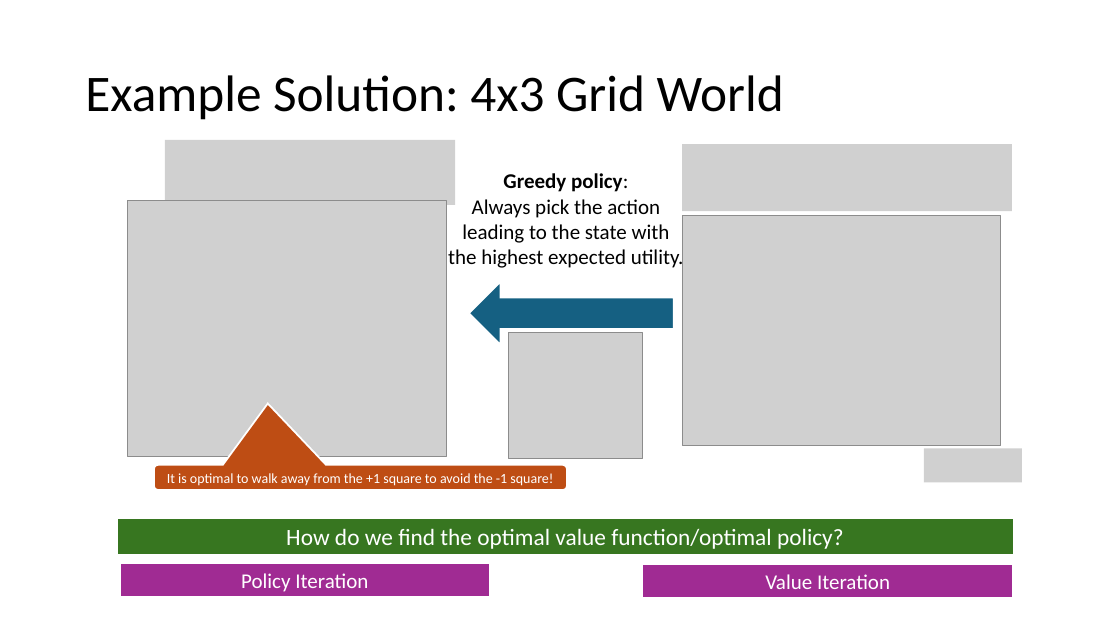
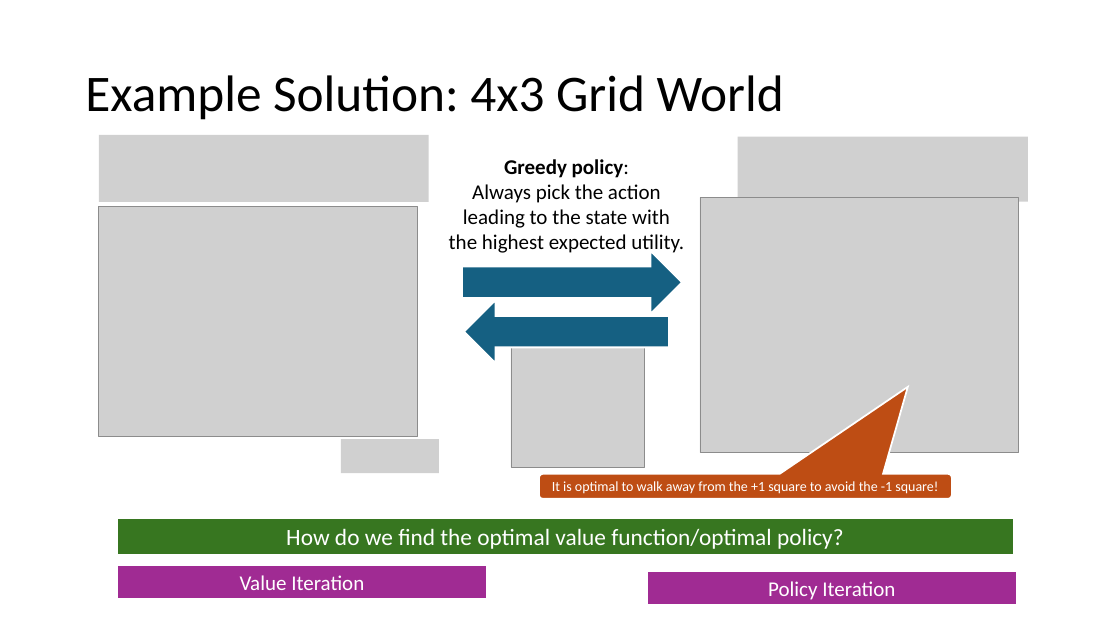
Before and after one commit to kunleola/CS7320, a slide deck: slide 11 of slides/22_Reinforcement_Learning.pptx (slide 10 before the commit). Drawn at 1120x630 pixels with LibreOffice and Linux fonts; fonts in the diff are those of the drawing; grey boxes stand for pictures. Boxes give left, top, right and bottom in pixels: in the first picture for what was removed or moved away, otherwise in the second. Text is boxed around its words. In the diff, an @@ line names an element or a change of style, - is before the commit and + after.

```diff
--- a/slides/22_Reinforcement_Learning.pptx
+++ b/slides/22_Reinforcement_Learning.pptx
@@ picture: place and size @@
-picture at bbox=[682, 144, 1012, 211]
+picture at bbox=[99, 134, 429, 202]
@@ text "Greedy policy:": place and size @@
-text "Greedy policy:" at bbox=[448, 173, 684, 270]
+text "Greedy policy:" at bbox=[449, 159, 684, 256]
@@ picture: place and size @@
-picture at bbox=[165, 140, 455, 205]
+picture at bbox=[738, 137, 1028, 202]
@@ picture added at bbox=[99, 207, 418, 437] @@
@@ picture: place and size @@
-picture at bbox=[127, 201, 446, 456]
+picture at bbox=[700, 197, 1019, 453]
@@ picture removed at bbox=[682, 216, 1002, 446] @@
@@ right arrow: place and size @@
-right arrow at bbox=[469, 281, 674, 344]
+right arrow at bbox=[462, 251, 682, 314]
@@ right arrow at bbox=[462, 251, 682, 314]: mirrored @@
@@ right arrow added at bbox=[464, 300, 669, 363], fill #156082, outline #FFFFFF 1.5 pt @@
@@ picture: place and size @@
-picture at bbox=[509, 333, 643, 459]
+picture at bbox=[511, 341, 644, 467]
@@ picture: place and size @@
-picture at bbox=[924, 449, 1023, 482]
+picture at bbox=[341, 439, 439, 473]
@@ rounded speech box "It is optimal to walk ...": place and size @@
-rounded speech box "It is optimal to walk ..." at bbox=[154, 465, 567, 490]
+rounded speech box "It is optimal to walk ..." at bbox=[539, 474, 953, 499]
@@ rounded speech box "It is optimal to walk ..." at bbox=[539, 474, 953, 499]: proportions changed @@
@@ rectangle "Value Iteration": place and size @@
-rectangle "Value Iteration" at bbox=[643, 565, 1013, 598]
+rectangle "Value Iteration" at bbox=[117, 565, 487, 599]
@@ rectangle "Policy Iteration": place and size @@
-rectangle "Policy Iteration" at bbox=[119, 563, 490, 597]
+rectangle "Policy Iteration" at bbox=[647, 571, 1017, 605]
```
Also in this commit, not shown: 3 other slides changed, 1 slide added, 1 other file.
